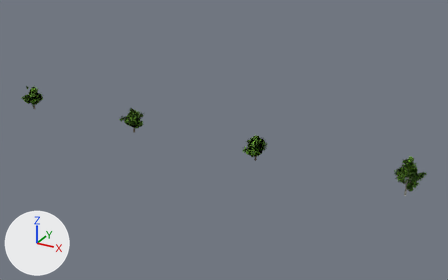
The glTF model godot-world-fracture/models/foliage/broadleaf.glb: old version first, new version second.
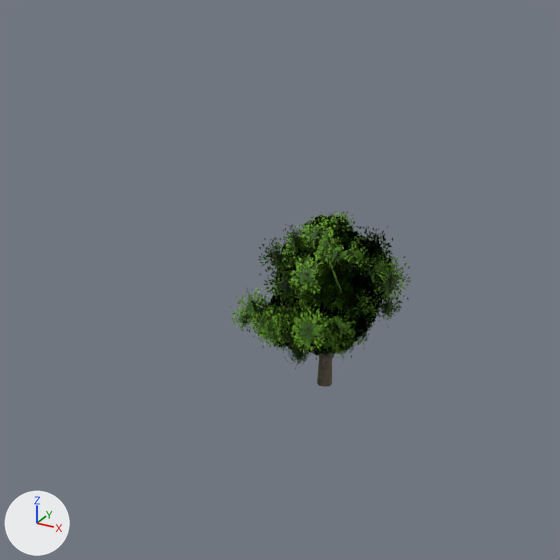
The first picture shows the older version from a camera (50 mm lens) standing at (217.9, -204.3, 108.0) and looking at (103.0, 4.6, 3.5). The close-ups show the older and then the newer version on the part from 46% to 65% of the width and 37% to 66% of the height of that picture. Only the edits that show in the close-ups are written down. Every picture has the same lights, and +X, +Y and +Z are marked at lower left. Where no turn or scale is listed for an object, it has been applied to the vertices. Vertices at exactly the same position are counted once.

In view in the first close-up: 'broadleaf_leaves_21' and 1 more.
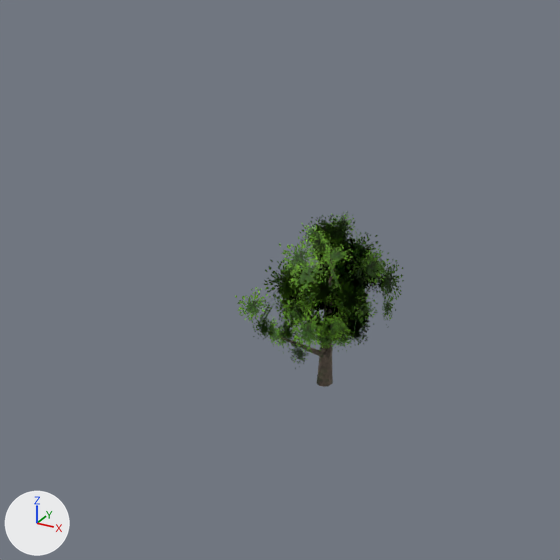
What changed in the scene script:
```text
Change me_broadleaf_leaves_21:
    used by ob_broadleaf_leaves_21; location = (60.0, 0.0, 0.0)
    remove me_broadleaf_leaves_21.from_pydata(...)  # 2136 vertices, 1068 faces; spans x 55.8..64.87, y -5.5..5.58, z 2.04..11.29
    add me_broadleaf_leaves_21.from_pydata(...)  # 672 vertices, 336 faces; spans x 56.09..64.82, y -5.5..5.58, z 2.04..11.29
    me_broadleaf_leaves_21 part 1: 366 loose pieces with 1464 vertices, spanning x 55.8..64.87, y -5.29..5.14, z 2.04..11.29, are deleted
```

Where the change shows, as pixel boxes [x1, y1, x2, y2] in the close-ups (560 x 560 px):
'broadleaf_leaves_21', reshaped: before [231, 211, 410, 369]; after [235, 212, 404, 369]
part 1 of me_broadleaf_leaves_21, deleted (green): before [231, 211, 410, 365]
